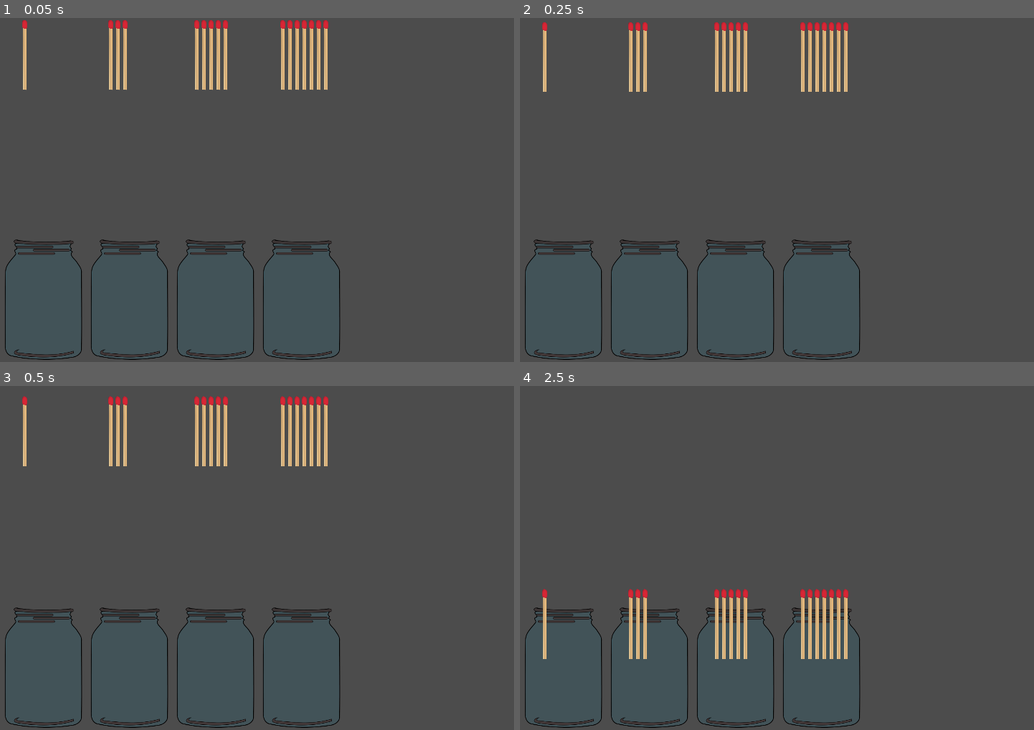
Above: before the commit, frames 1-4 (two rows, left to right).
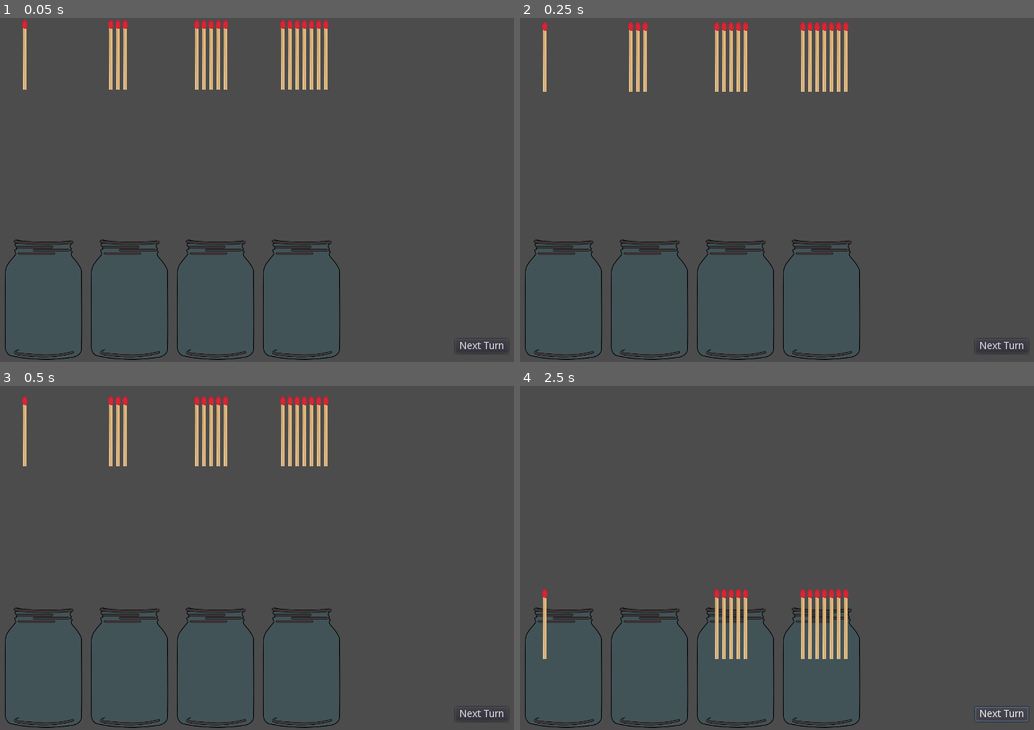
Above: after the commit, the same moments.

Repository: dmgarland/godot_nim
Game: Godot game, scene res://Nim.tscn
Two runs of this game, one before a commit and one after it. Both use one fixed random seed, a clock stepped at 60 frames per second and the inputs below.
Inputs (mouse positions are in pixels of both pictures, inside the frame that each line leads up to):
- Up to frame 1 (0.05 s): no input
- Up to frame 2 (0.25 s): no input
- Up to frame 3 (0.5 s): no input
- Up to frame 4 (2.5 s): click (1003, 712) at 0.5 s, where only the run after the commit has a clickable "Next Turn"; click (1003, 712) at 1.25 s, where only the run after the commit has a clickable "Next Turn"; click (1003, 712) at 2 s, where only the run after the commit has a clickable "Next Turn"

The runs differ from the first frame. In frame 1, less than 0.1% of the frame differs, in the area x 89-99%, y 94-98%; in frame 2, less than 0.1%; in frame 3, less than 0.1%; in frame 4, 0.6%, in the area x 21-99%, y 58-98%.

Commit message:
basic working version

Diff:
--- a/Cup.tscn
+++ b/Cup.tscn
@@ -1,7 +1,8 @@
-[gd_scene load_steps=4 format=2]
+[gd_scene load_steps=5 format=2]
 
 [ext_resource path="res://jar-collision.png" type="Texture" id=1]
 [ext_resource path="res://jar.png" type="Texture" id=2]
+[ext_resource path="res://cup.gd" type="Script" id=3]
 
 [sub_resource type="PhysicsMaterial" id=1]
 friction = 0.1
@@ -10,6 +11,7 @@
 position = Vector2( -68.7829, 310.091 )
 scale = Vector2( 0.4, 0.4 )
 physics_material_override = SubResource( 1 )
+script = ExtResource( 3 )
 
 [node name="jar-collision" type="Sprite" parent="."]
 visible = false
@@ -24,3 +26,11 @@
 visible = false
 position = Vector2( 329, 207 )
 polygon = PoolVector2Array( -92.5, -160.8, -92.5, -152.5, -94.4, -152.5, -125.5, -106.8, -125.5, 66.5, -124.5, 179.5, - …(486 unchanged characters)…
+
+[node name="Area2D" type="Area2D" parent="."]
+
+[node name="CollisionPolygon2D2" type="CollisionPolygon2D" parent="Area2D"]
+position = Vector2( 326, 207 )
+polygon = PoolVector2Array( 99.5, -208.9, 108.5, -205.9, 108.5, -192.5, 106.1, -192.5, 99.5, -188.4, 99.5, -183.5, 103.5, -180.5, 103.5, -176.1, 102.2, -172.7, 107.5, -168.5, 107.5, -164.7, 102.5, -159.7, 102.5, -157.5, 103, -155.5, 121.5, -134.2, 121.5, -132, 135.5, -109.3, 135.5, 182.7, 125.6, 197.5, 123.1, 197.5, 111.1, 205.5, 107.8, 205.5, 74.1, 210.5, -60.7, 210.5, -102.5, 205.3, -102.5, 204.2, -118.5, 201.2, -118.5, 199.5, -131.5, 190.5, -131.5, 188, -135.5, 181.4, -135.5, -109.5, -126.8, -130.5, -125.5, -130.5, -102.5, -159.2, -102.5, -161, -107.5, -173.5, -104.5, -173.5, -99.5, -179.9, -105.5, -188.9, -105.5, -194.1, -104.4, -195.8, -109.7, -206.5, -106.2, -206.5, -101.5, -210.4, -78, -210.5, -35.3, -206.5, 58.3, -206.5, 97.5, -210.5, 99.5, -210.5 )
+[connection signal="body_entered" from="Area2D" to="." method="_on_match_entered"]
+[connection signal="body_exited" from="Area2D" to="." method="_on_match_exited"]
--- a/Nim.tscn
+++ b/Nim.tscn
@@ -8,3 +8,14 @@
 script = ExtResource( 1 )
 Cup = ExtResource( 2 )
 Match = ExtResource( 3 )
+
+[node name="Button" type="Button" parent="."]
+margin_left = 635.668
+margin_top = 447.584
+margin_right = 709.668
+margin_bottom = 467.584
+text = "Next Turn"
+__meta__ = {
+"_edit_use_anchors_": false
+}
+[connection signal="pressed" from="Button" to="." method="_next_turn"]
--- /dev/null
+++ b/cup.gd
@@ -0,0 +1,21 @@
+extends StaticBody2D
+
+var matches
+
+func _ready():
+	matches = []
+
+func _on_match_entered(body):
+	if body is RigidBody2D:
+		matches.append(body)
+
+func _on_match_exited(body):
+	if body is RigidBody2D:
+		matches.erase(body)
+
+func count():
+	return matches.size()
+
+func remove(count: int):
+	for i in count:
+		matches[i].apply_central_impulse(Vector2(30.0, -1000.0))
--- a/game.gd
+++ /dev/null
@@ -1,12 +0,0 @@
-extends Node2D
-
-export (PackedScene) var Cup
-export (PackedScene) var Match
-
-var TOTAL_CUPS: int = 4;
-
-func _ready():
-	for i in TOTAL_CUPS:
-		print(i)
-		var cup = Cup.instance()
-		add_child(cup)
--- a/main.gd
+++ b/main.gd
@@ -5,23 +5,28 @@
 
 var TOTAL_CUPS: int = 4
 var held_match = null
+var cups = []
+var players = [{ 'name': 'Player'}, { 'name': 'Computer'}]
+var player = 0
 
 func _ready():
+	randomize()
+	players.shuffle()
+
 	for i in TOTAL_CUPS:
 		var cup = Cup.instance()
-		var cup_offset: Vector2 = Vector2(i * 120, 0)
+		var cup_offset = Vector2(i * 120, 0)
 		cup.translate(cup_offset)
 		add_child(cup)
+		cups.append(cup)
 
-		for j in (2 * i + 1):
-			var match_offset: Vector2 = cup_offset + Vector2(j * 10, 0)
+		var matches = (2 * i + 1)
+		for j in matches:
+			var match_offset = cup_offset + Vector2(j * 10, 0)
 			var m = Match.instance()
 			m.translate(match_offset)
 			m.connect("match_clicked", self, "_drag_match")
 			add_child(m)
-
-
-
 
 func _drag_match(m):
 	if !held_match:
@@ -35,3 +40,54 @@
 			var clamped = Vector2(clamp(speed.x, -10, 10), clamp(speed.y, -10, 10))
 			held_match.release(clamped)
 			held_match = null
+
+func current_player():
+	return players[player]
+
+func computers_turn():
+	return current_player().name == 'Computer'
+
+func total_matches():
+	var total_matches = 0
+	for cup in cups:
+		total_matches += cup.count()
+	return total_matches
+
+func _next_turn():
+	if total_matches() == 0:
+		print("%s wins!" % current_player().name)
+
+	player = (player + 1) % 2
+	print("It's %s's turn" % current_player().name)
+
+	if computers_turn():
+		calculate_move()
+		var timer = Timer.new()
+		timer.wait_time = 1
+		timer.one_shot = true
+		timer.autostart = true
+		timer.connect("timeout", self, "_next_turn")
+		add_child(timer)
+
+
+func calculate_move():
+	for i in cups.size():
+		var cup = cups[i]
+		var to_take = 1
+		#print("cup %s has %s matches" % [i, cup.count()])
+		while to_take <= cup.count():
+			var move = cup.count() - to_take
+			for j in cups.size():
+				if i != j:
+					move = move ^ cups[j].count()
+
+			if(move == 0):
+				#print('Taking %s matches from cup %s is a good move' % [to_take, i])
+				cup.remove(to_take)
+				return
+
+			to_take += 1
+
+	# If we got here it was our turn first from the balanced matches
+	var random_cup = cups[round(rand_range(0, cups.size() - 1))]
+	random_cup.remove(round(rand_range(1, random_cup.count())))
